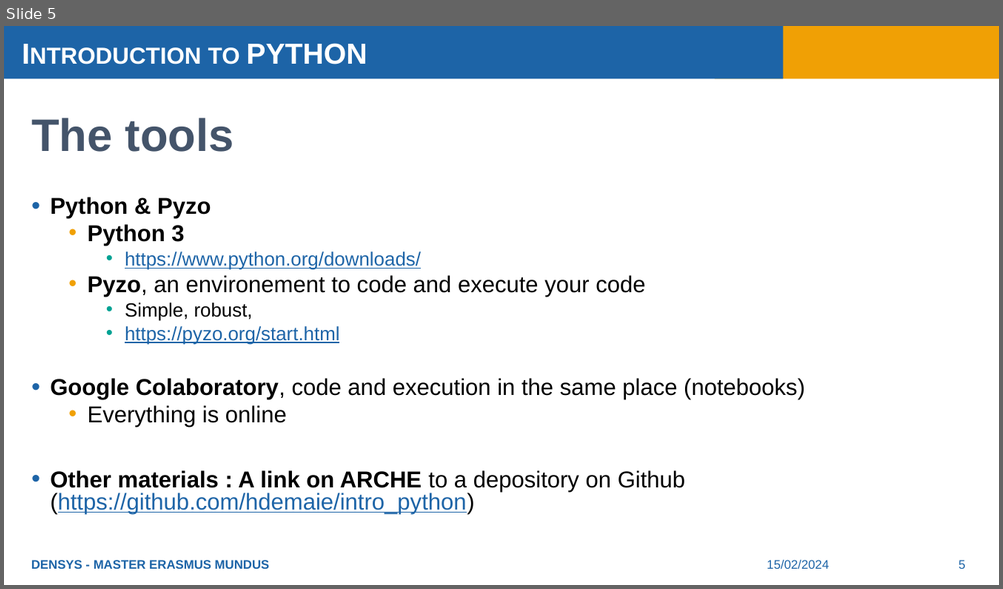
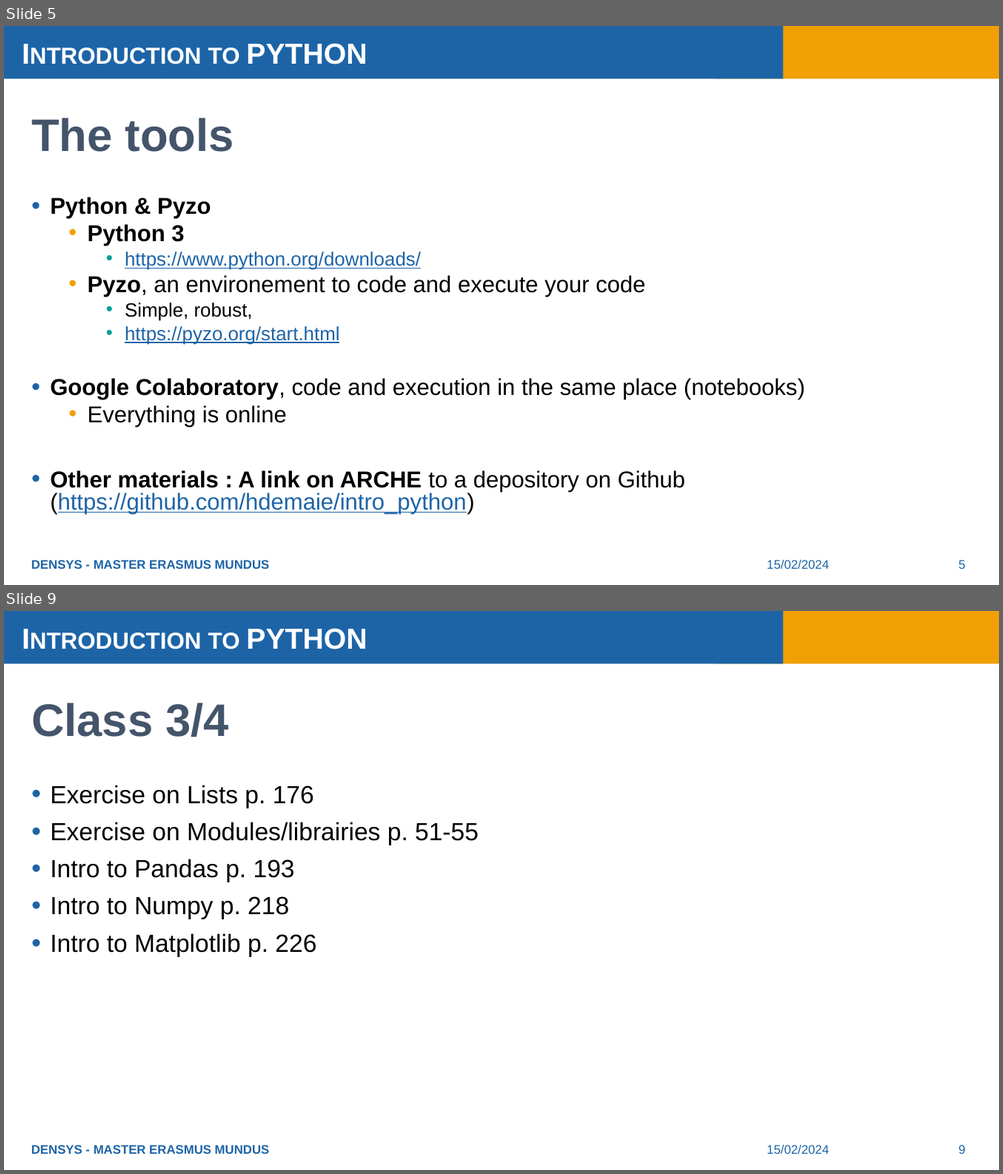
Before and after one commit to hdemaie/intro_python, a slide deck: Introduction to Python.pptx. Shown one above the other, each under a label of ours: slide 5 before the commit, slides 5 and 9 after it; the slides between them are not shown. The pictures are 1003x589 and 1003x1174 pixels, drawn with LibreOffice and Linux fonts; fonts in the diff are those of the drawing. Boxes give left, top, right and bottom in pixels: in the first picture for what was removed or moved away, otherwise in the second. Text is boxed around its words. In the diff, an @@ line names an element or a change of style, - is before the commit and + after.

```diff
--- a/Introduction to Python.pptx
+++ b/Introduction to Python.pptx
@@ slide 9 added at bbox=[4, 611, 999, 1170], background #FFFFFF; not listed: 3 template elements that a slide beside it also shows @@
@@ title added at bbox=[31, 703, 229, 738], 44 pt, text #44546A, bold @@
+Class 3/4
@@ text added at bbox=[50, 785, 478, 957], 24 pt, text #000000 @@
+• Exercise on Lists p. 176
+• Exercise on Modules/librairies p. 51-55
+• Intro to Pandas p. 193
+• Intro to Numpy p. 218
+• Intro to Matplotlib p. 226
@@ text added at bbox=[31, 1145, 270, 1154], 12 pt, text #1D64A7, bold @@
+DENSYS - MASTER ERASMUS MUNDUS
@@ text added at bbox=[766, 1145, 828, 1154], 12 pt, text #1D64A7 @@
+15/02/2024
@@ page number added at bbox=[958, 1145, 965, 1154], 12 pt, text #1D64A7 @@
+9
```
Also in this commit, not shown: 1 slide changed, 2 other slides added, 1 other file.
